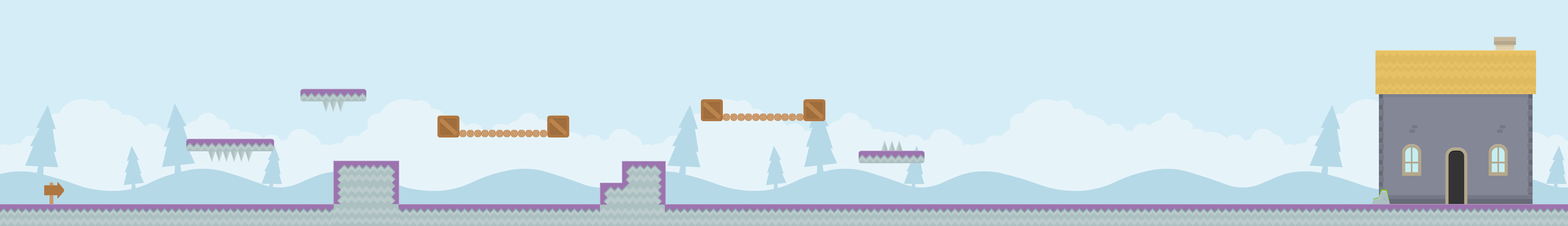
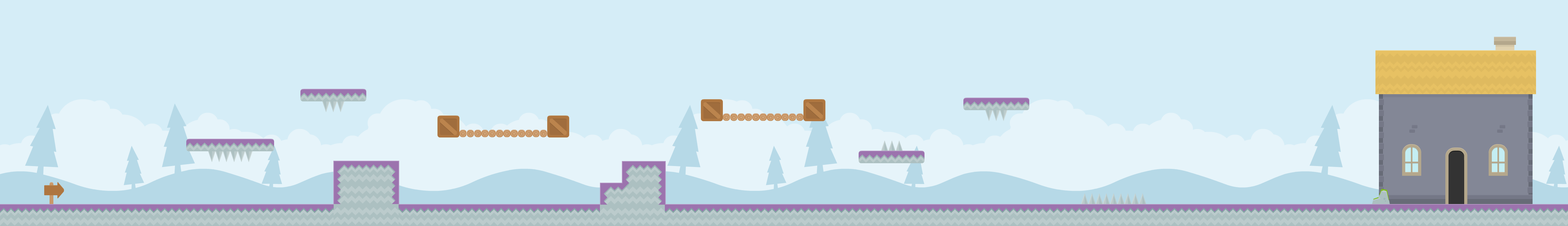
Layered file, before and after one edit (w=1568, h=226). Changes by layer:
added layer "Layer 101" above "Layer 100" over left=1124, top=192, right=1147, bottom=204
added layer "Layer 100" above "Layer 99" over left=1102, top=192, right=1125, bottom=204
added layer "Layer 99" above "Group 3 copy 2" over left=1080, top=192, right=1103, bottom=204
added group "Group 3 copy 3" with 4 layers above "Group 3 copy" over left=963, top=97, right=1030, bottom=122
added layer "Layer 91" (1st of 3, in "Group 3 copy 3") in group "Group 3 copy 3" over left=985, top=110, right=1008, bottom=122
added layer "Layer 81" (2nd of 4, in "Group 3 copy 3") in group "Group 3 copy 3" over left=1007, top=97, right=1030, bottom=111
added layer "Layer 80" (2nd of 4, in "Group 3 copy 3") in group "Group 3 copy 3" over left=985, top=97, right=1008, bottom=111
added layer "Layer 79" (2nd of 4, in "Group 3 copy 3") in group "Group 3 copy 3" over left=963, top=97, right=986, bottom=111
